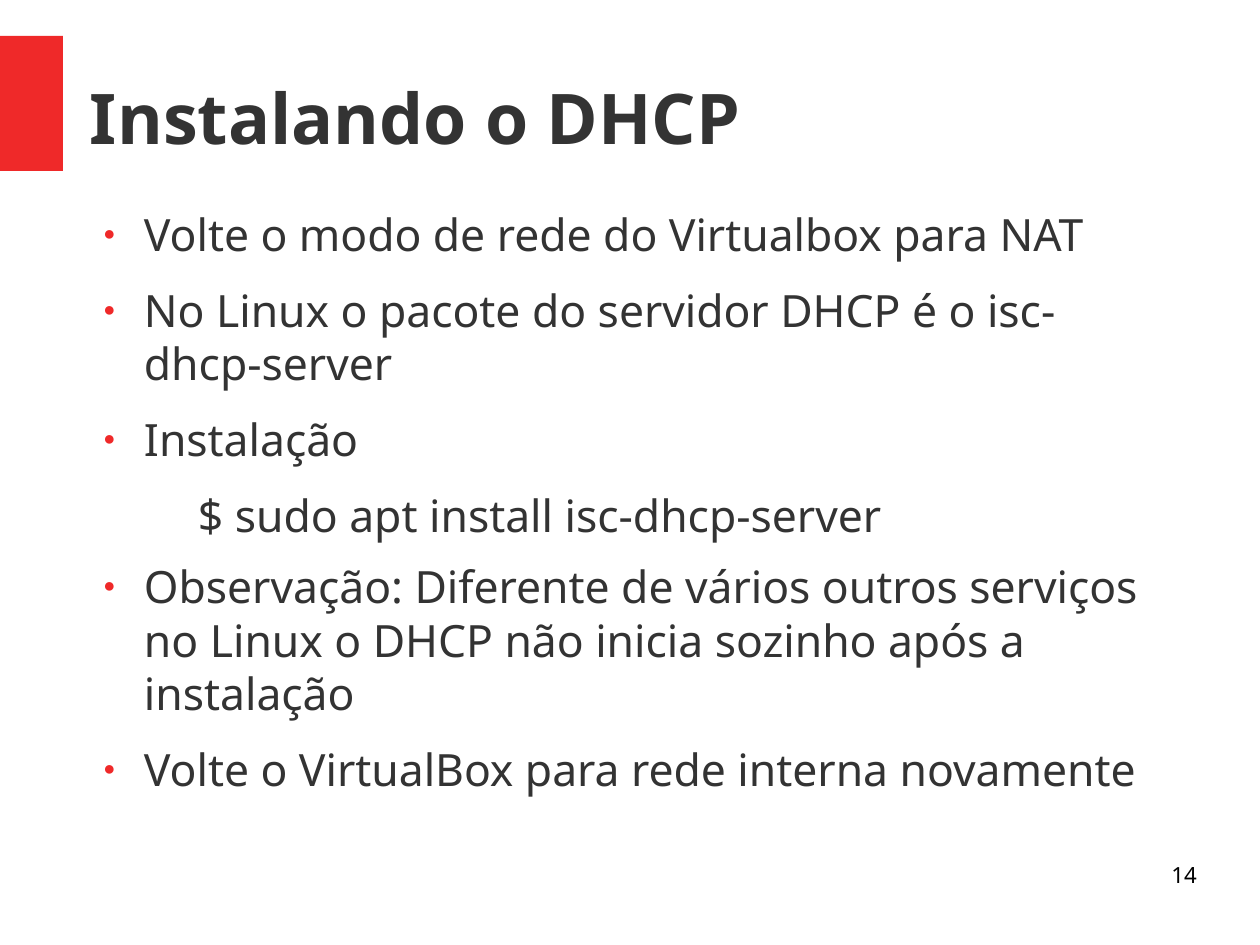
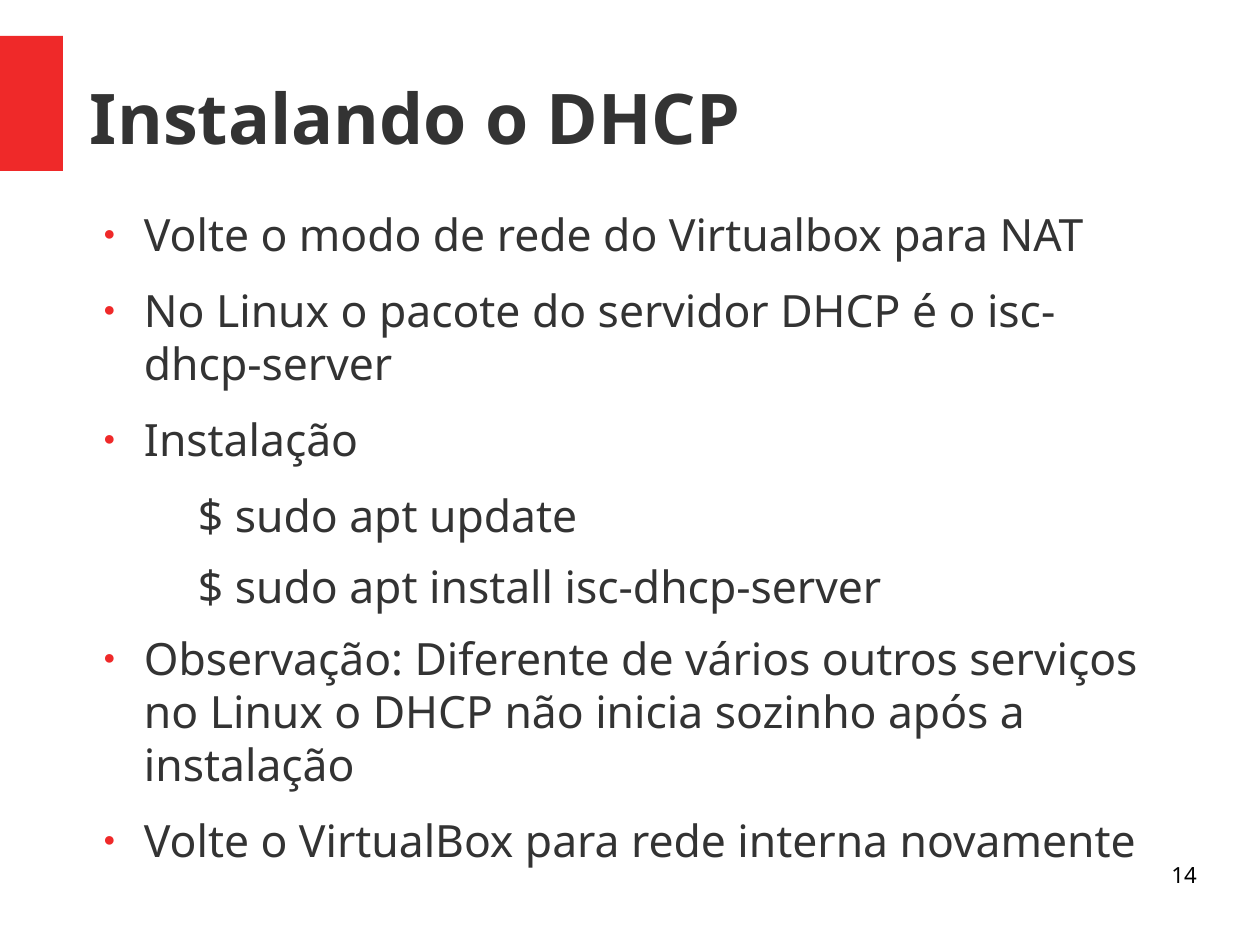
Before and after one commit to viniciusalveshax/aulas, a slide deck: slide 14 of adm-seg-redes/07-dhcp/07-dhcp.odp. Drawn at 1260x945 pixels with LibreOffice and Linux fonts; fonts in the diff are those of the drawing. Boxes give left, top, right and bottom in pixels: in the first picture for what was removed or moved away, otherwise in the second. Text is boxed around its words. In the diff, an @@ line names an element or a change of style, - is before the commit and + after.

Commit message:
Modificações menores na aula sobre dhcp

```diff
--- a/adm-seg-redes/07-dhcp/07-dhcp.odp
+++ b/adm-seg-redes/07-dhcp/07-dhcp.odp
@@ text at box(235, 498, 577, 543): paragraph added @@
+  $ sudo apt update
```
Also in this commit, not shown: 3 other slides changed, 1 other file.
